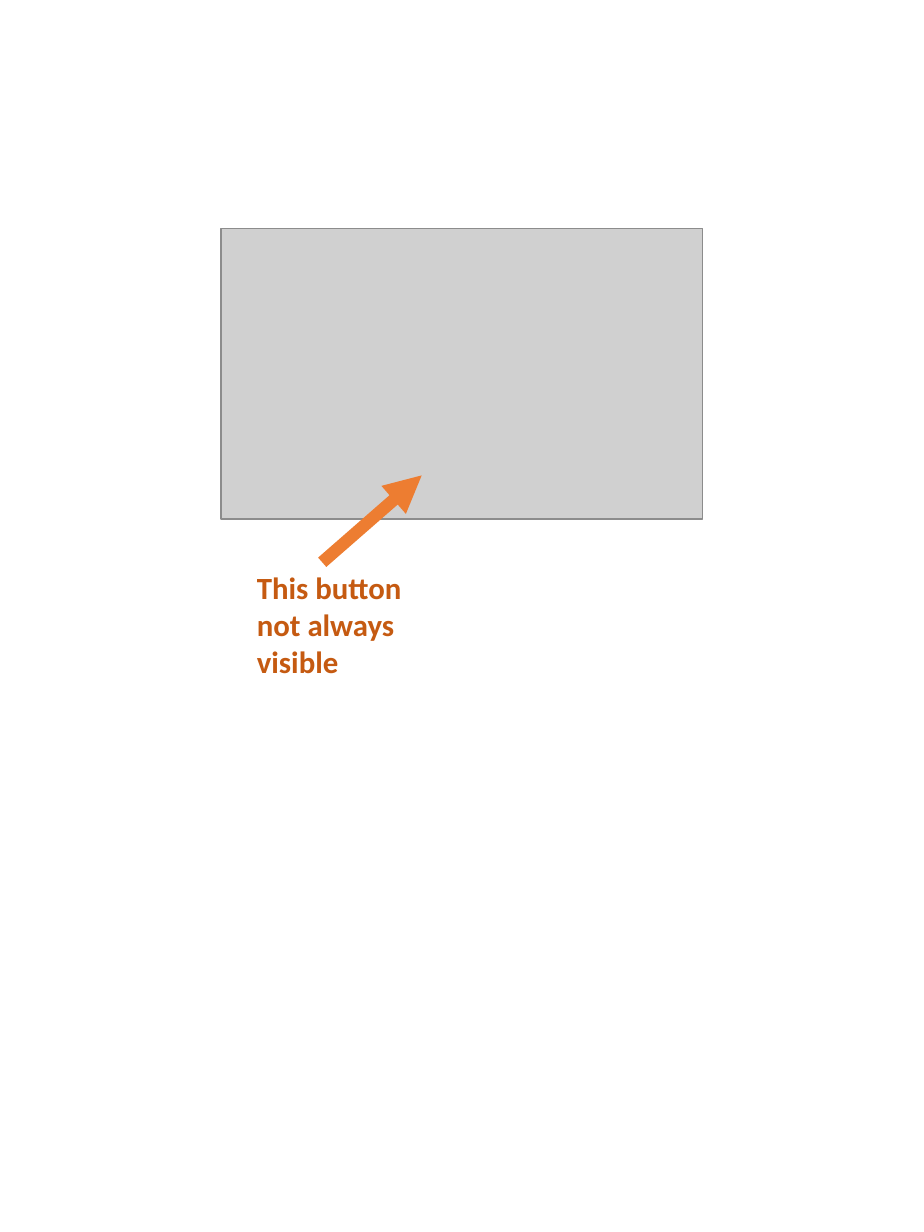
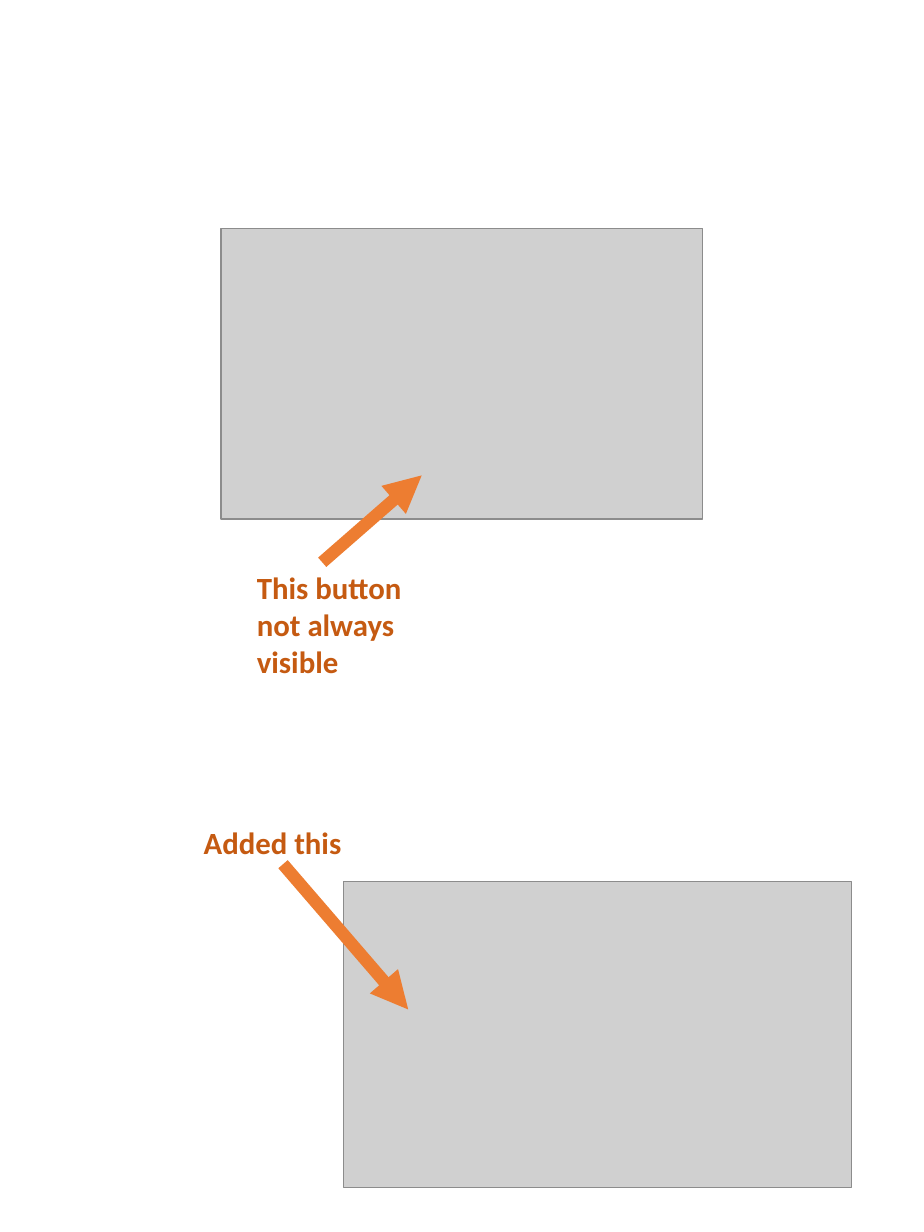
Before and after one commit to nbk5876/nbk5876.github.io, a slide deck: slide 5 of image/howToPost.pptx (slide 4 before the commit). Drawn at 924x1232 pixels with LibreOffice and Linux fonts; fonts in the diff are those of the drawing; grey boxes stand for pictures. Boxes give left, top, right and bottom in pixels: in the first picture for what was removed or moved away, otherwise in the second. Text is boxed around its words. In the diff, an @@ line names an element or a change of style, - is before the commit and + after.

```diff
--- a/image/howToPost.pptx
+++ b/image/howToPost.pptx
@@ text added at (x1=204, y1=832, x2=341, y2=862), 18 pt, text #C55A11, bold @@
+Added this
@@ arrow added from (283, 864) to (408, 1009), #ED7D31 7.25 pt @@
@@ picture added at (x1=344, y1=882, x2=851, y2=1188) @@
```
Also in this commit, not shown: 2 other slides changed, 1 slide added, 1 other file.
